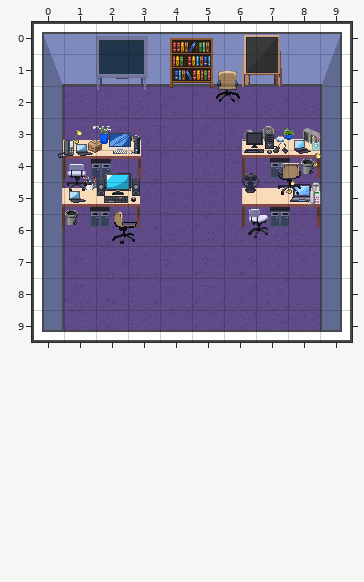
Tiled map (JSON), stored at assets/rooms/room_office2.tmj. Above, as it was before the edit.
Cells are 32x32 px. Shown: x 0..9, y 0..9. Not drawn, because the pictures are missing: unchanged layer "doors".
After:
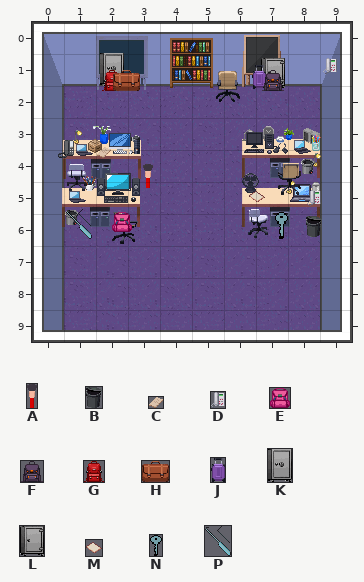
Key: from "objects": A 0 "fingerprint-brush-red", B 10 "bin2", C 97 "notes3", D 104 "phone4", E 113 "bag20", F 115 "bag18", G 119 "bag14", H 121 "suitcase8", J 125 "suitcase5", K 186 "safe3", L 187 "safe2", M 189 "notes1", N 243 "key", P 244 "lockpick".
Objects are placed by their top-left corner, in cells (3,4 is the top-left corner of cell 3,4); size is 1x1 cell unless given.
Change:
Layer "conditional_table_items" (now shown):
added: C "notes3" at 2,3.9 size 0.4x0.3
added: M "notes1" at 6.8,5.2 size 0.5x0.5
Layer "conditional_items" (now shown):
added: D "phone4" at 9.1,1.1 size 0.4x0.5
added: K "safe3" at 2.1,1 size 0.8x1
added: L "safe2" at 7.2,1.1 size 0.8x0.9
added: J "suitcase5" at 6.9,1.3 size 0.4x0.8
added: F "bag18" at 7.2,1.5 size 0.7x0.7
added: G "bag14" at 2.2,1.5 size 0.6x0.7
added: H "suitcase8" at 2.5,1.5 size 0.8x0.7
added: A "fingerprint-brush-red" at 3.5,4.4 size 0.3x0.8
added: E "bag20" at 2.5,5.9 size 0.6x0.6
added: B "bin2" at 8.5,6.1 size 0.5x0.7
added: P "lockpick" at 1.1,5.8 size 0.8x0.9
added: N "key" at 7.6,5.9 size 0.4x0.8
